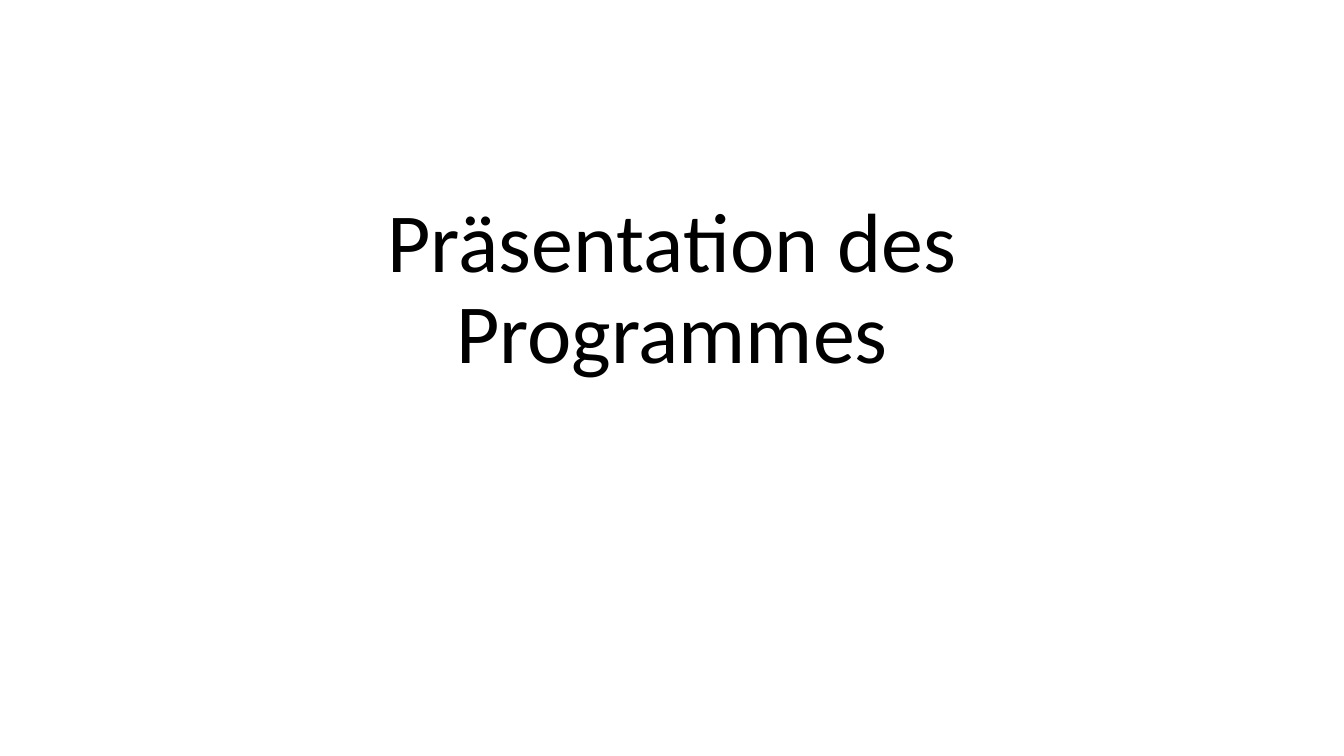
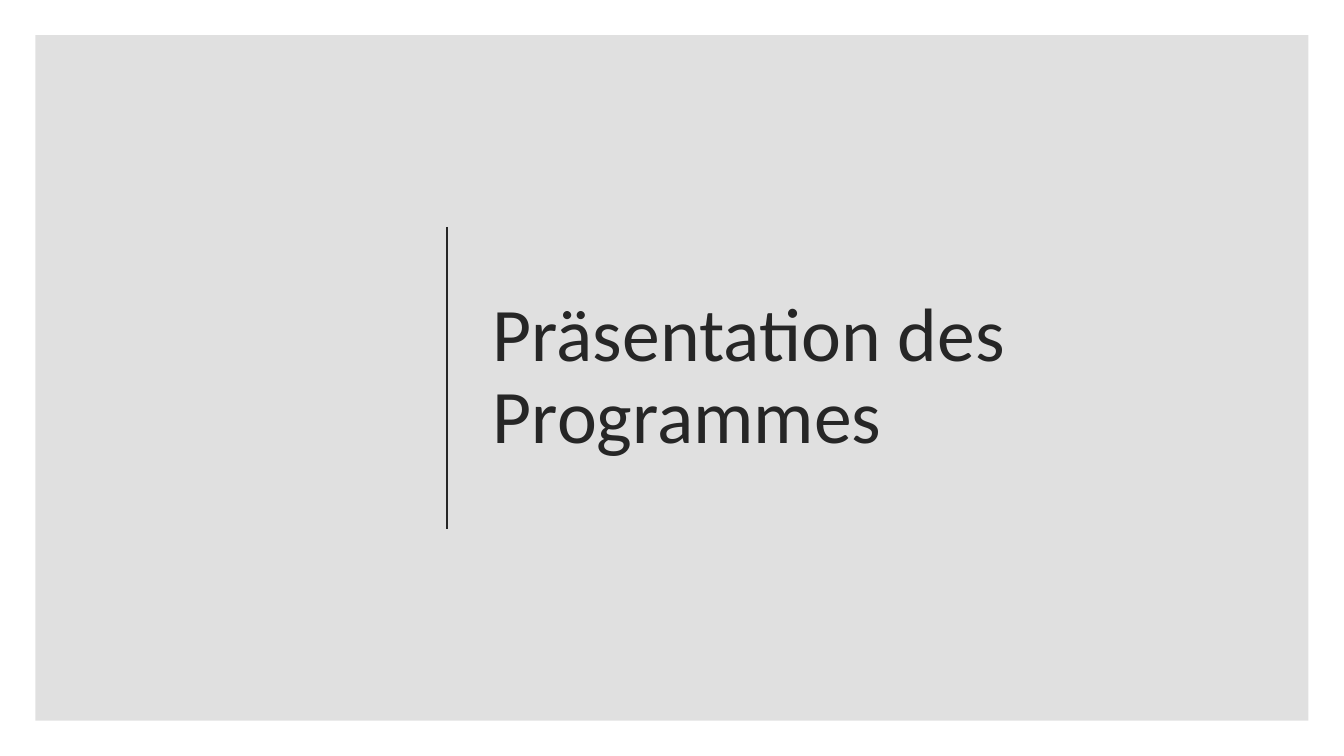
Before and after one commit to AkazeX/Schule, a slide deck: slide 22 of IPA.pptx (slide 21 before the commit). Drawn at 1344x756 pixels with LibreOffice and Linux fonts; fonts in the diff are those of the drawing. Boxes give left, top, right and bottom in pixels: in the first picture for what was removed or moved away, otherwise in the second. Text is boxed around its words. In the diff, an @@ line names an element or a change of style, - is before the commit and + after.

```diff
--- a/IPA.pptx
+++ b/IPA.pptx
@@ rectangle added at box(35, 35, 1309, 721), fill #000000 at 12% opacity @@
@@ title "Präsentation des Programmes": place and size @@
-title "Präsentation des Programmes" at box(388, 213, 956, 378)
+title "Präsentation des Programmes" at box(493, 308, 1005, 456)
@@ title "Präsentation des Programmes" at box(493, 308, 1005, 456): size 60 to 54 pt, text colour #000000 to #262626; alignment centre to left; vertical alignment bottom to middle @@
@@ line added from (448, 227) to (448, 529), #262626 1.5 pt @@
```
Also in this commit, not shown: 18 other slides changed, 2 slides added, 1 slide removed, 1 other file.
